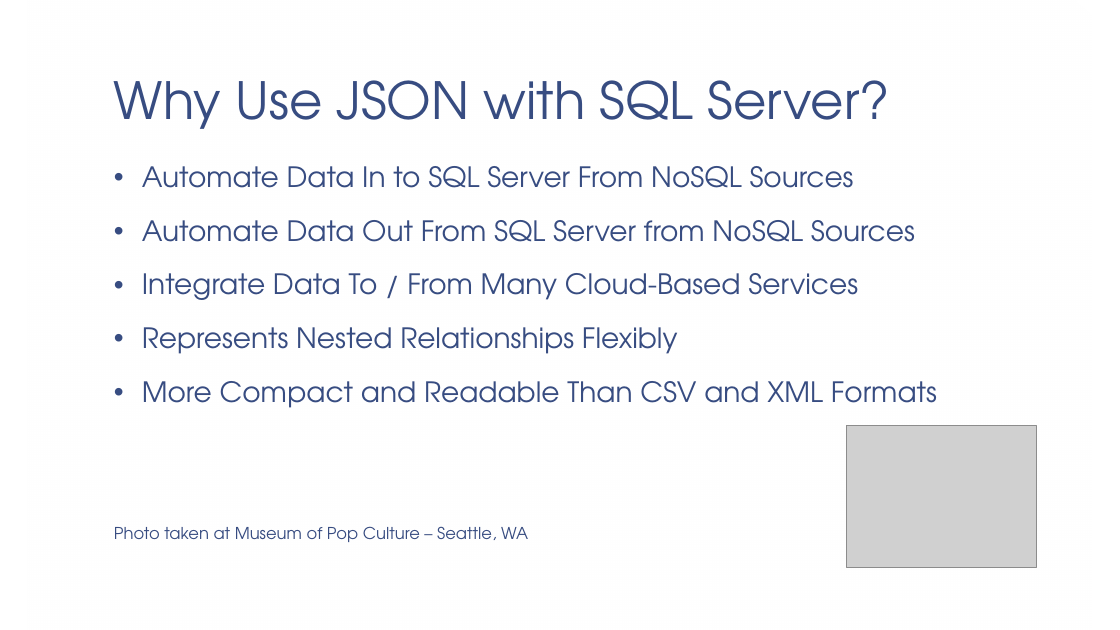
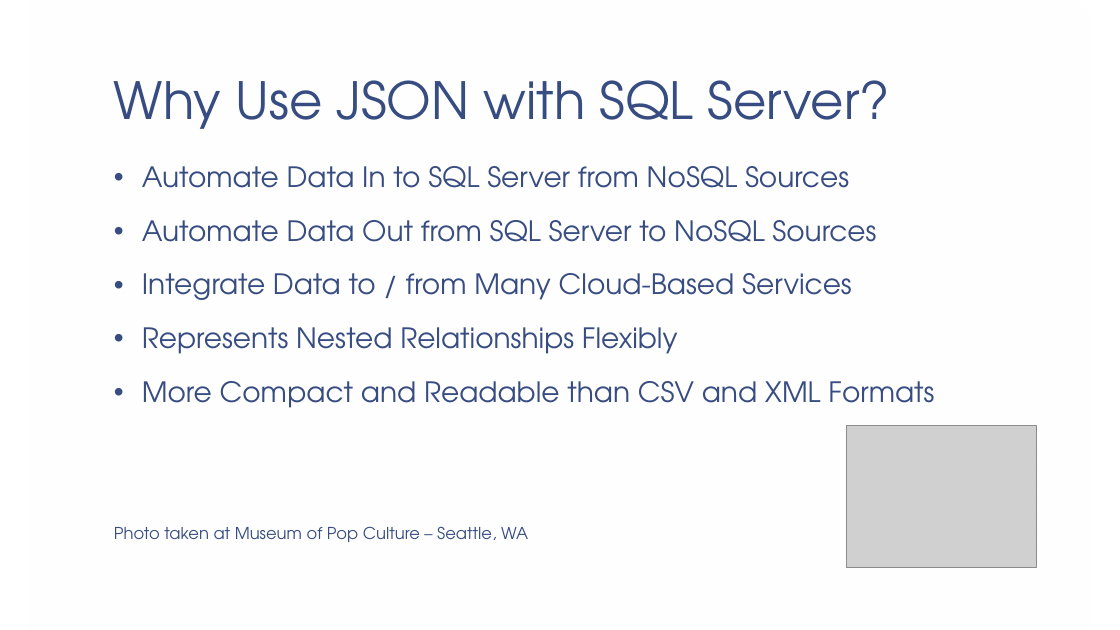
Before and after one commit to adipesa/sqlserver-json, a slide deck: slide 8 of SQL Server and JSON.pptx. Drawn at 1120x630 pixels with LibreOffice and Linux fonts; fonts in the diff are those of the drawing; grey boxes stand for pictures; background and template pictures are left out. Boxes give left, top, right and bottom in pixels: in the first picture for what was removed or moved away, otherwise in the second. Text is boxed around its words. In the diff, an @@ line names an element or a change of style, - is before the commit and + after.

```diff
--- a/SQL Server and JSON.pptx
+++ b/SQL Server and JSON.pptx
@@ text at <box>142,166,876,300</box>: text changed @@
-• Automate Data In to SQL Server From NoSQL Sources
-• Automate Data Out From SQL Server from NoSQL Sources
-• Integrate Data To / From Many Cloud-Based Services
+• Automate Data In to SQL Server from NoSQL Sources
+• Automate Data Out from SQL Server to NoSQL Sources
+• Integrate Data to / from Many Cloud-Based Services
@@ text at <box>142,381,934,408</box>: text changed @@
-• More Compact and Readable Than CSV and XML Formats
+• More Compact and Readable than CSV and XML Formats
```
Also in this commit, not shown: 1 other file.
